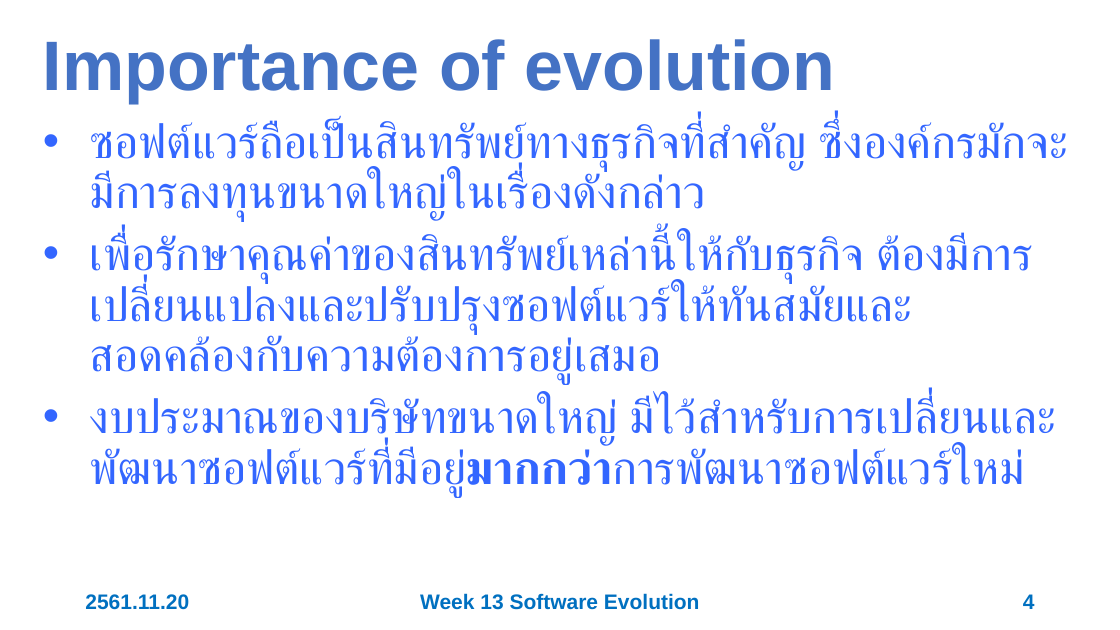
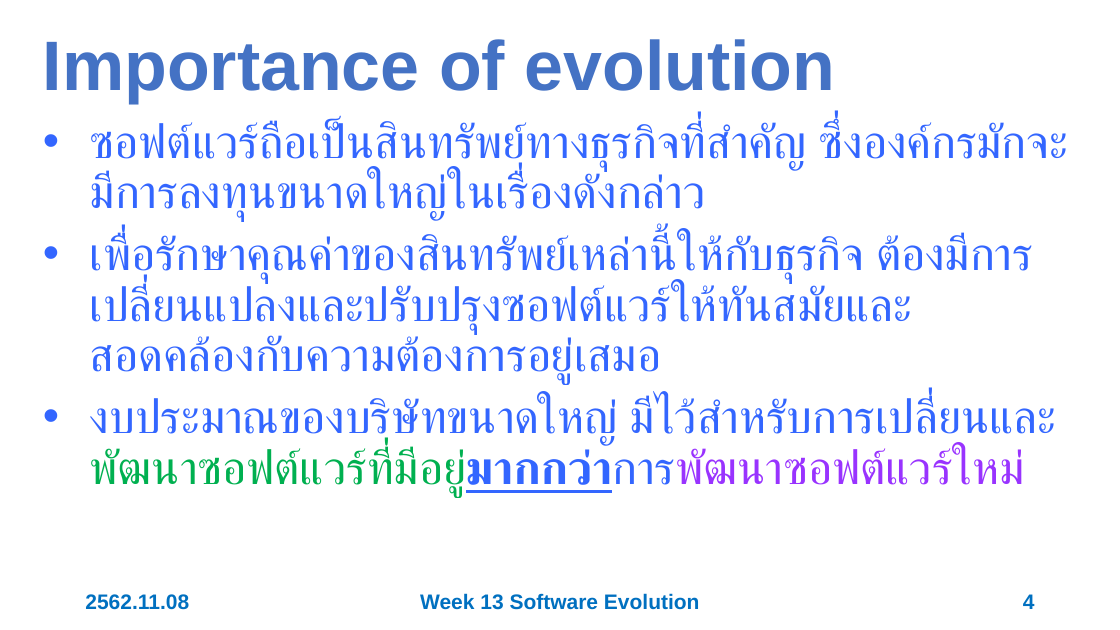
Before and after one commit to 03376806-software-engineering/Week-13-Software-Evolution, a slide deck: slide 4 of Slides/Week 13 Software Evolution.pptx. Drawn at 1120x630 pixels with LibreOffice and Linux fonts; fonts in the diff are those of the drawing. Boxes give left, top, right and bottom in pixels: in the first picture for what was removed or moved away, otherwise in the second. Text is boxed around its words. In the diff, an @@ line names an element or a change of style, - is before the commit and + after.

```diff
--- a/Slides/Week 13 Software Evolution.pptx
+++ b/Slides/Week 13 Software Evolution.pptx
@@ text at [90, 397, 1057, 497]: text colour #3366FF to #00B050, text colour #3366FF to #9933FF, underline on in "มีไว้สำหรับการเปลี่ยนและพัฒนาซอฟต์แวร์ที่มีอยู่มากกว่าการพัฒ ..." @@
@@ text at [85, 594, 189, 610]: text changed @@
-2561.11.20
+2562.11.08
```
Also in this commit, not shown: 54 other slides changed.
